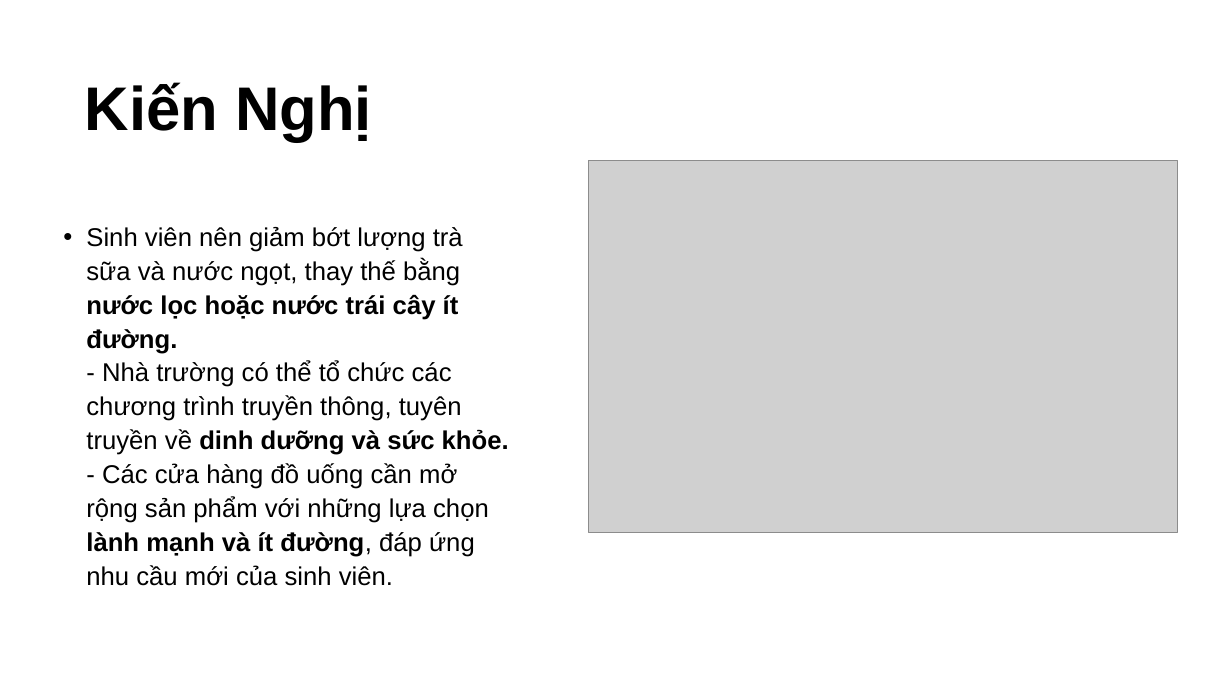
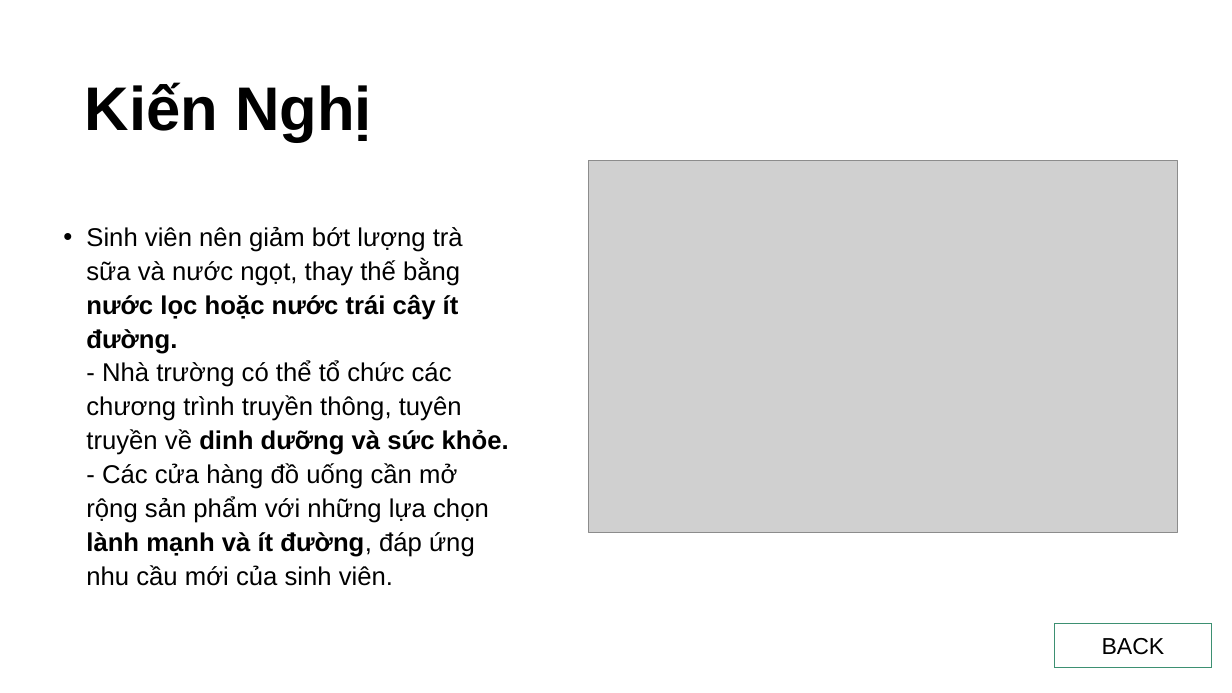
Before and after one commit to hunglocct/nguyentrihung_B25DTCN173_IT108-K25, a slide deck: slide 6 of HN_JPN_K25CNTT5_NGUYENTRIHUNG/TongKet_KhaoSatDoUong.pptx. Drawn at 1232x693 pixels with LibreOffice and Linux fonts; fonts in the diff are those of the drawing; grey boxes stand for pictures. Boxes give left, top, right and bottom in pixels: in the first picture for what was removed or moved away, otherwise in the second. Text is boxed around its words. In the diff, an @@ line names an element or a change of style, - is before the commit and + after.

```diff
--- a/HN_JPN_K25CNTT5_NGUYENTRIHUNG/TongKet_KhaoSatDoUong.pptx
+++ b/HN_JPN_K25CNTT5_NGUYENTRIHUNG/TongKet_KhaoSatDoUong.pptx
@@ rectangle added at [1055, 624, 1212, 668], fill #FFFFFF, outline #3D9072 1 pt, 18 pt, text #000000 @@
+BACK
```
